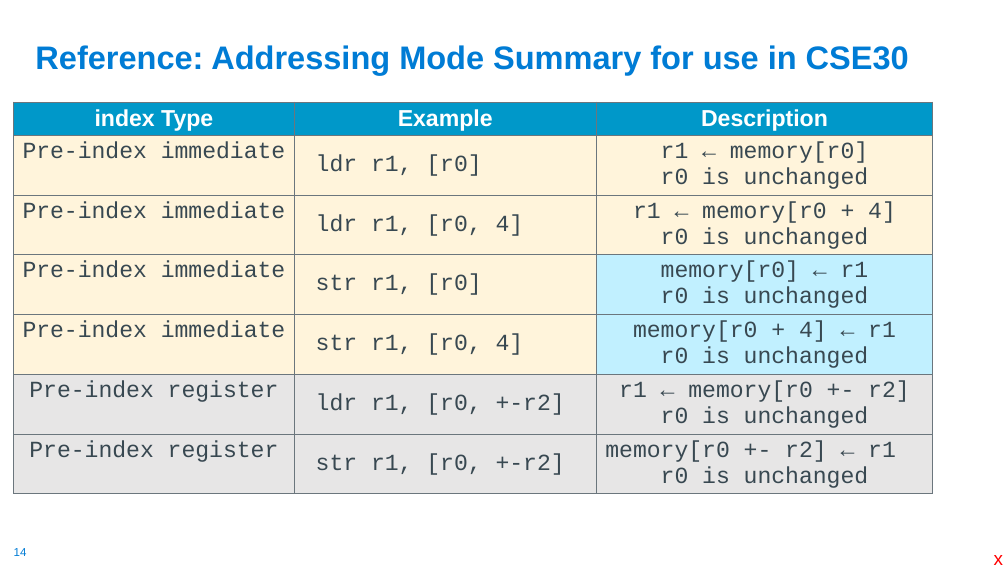
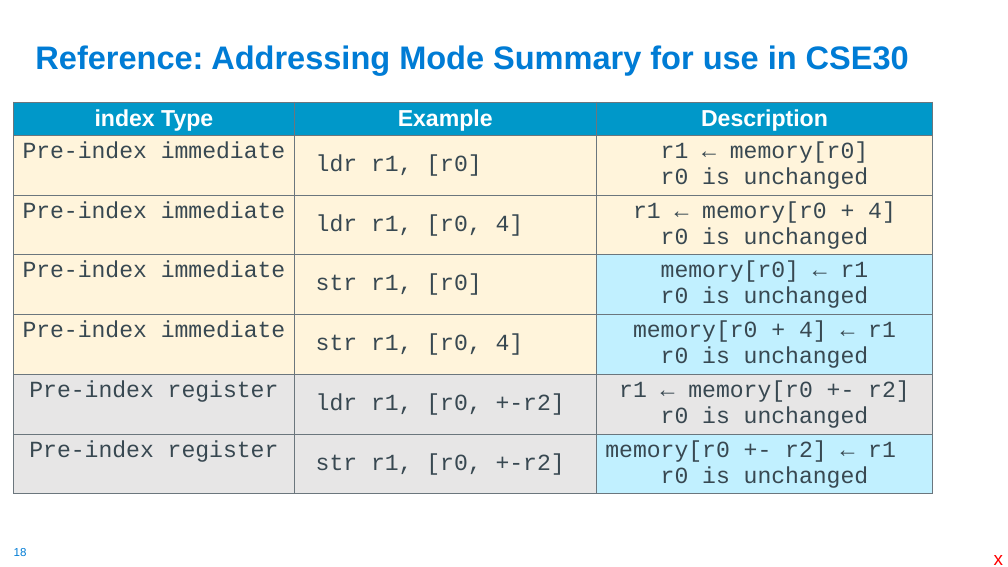
Before and after one commit to cse30-fa22/Muller_CSE30_Lecture_Slides, a slide deck: slide 18 of 08_Assm_Part3.pptx (slide 14 before the commit). Drawn at 1008x567 pixels with LibreOffice and Linux fonts; fonts in the diff are those of the drawing. Boxes give left, top, right and bottom in pixels: in the first picture for what was removed or moved away, otherwise in the second. Text is boxed around its words. In the diff, an @@ line names an element or a change of style, - is before the commit and + after.

```diff
--- a/08_Assm_Part3.pptx
+++ b/08_Assm_Part3.pptx
@@ table at (x1=14, y1=102, x2=933, y2=516) @@
@@ fill #E7E6E6 to #C1F0FF in row 7, column 3 @@
@@ page number at (x1=14, y1=548, x2=27, y2=556): text changed @@
-14
+18
```
Also in this commit, not shown: 12 other slides changed, 15 slides added, 1 slide removed, 1 other file.
